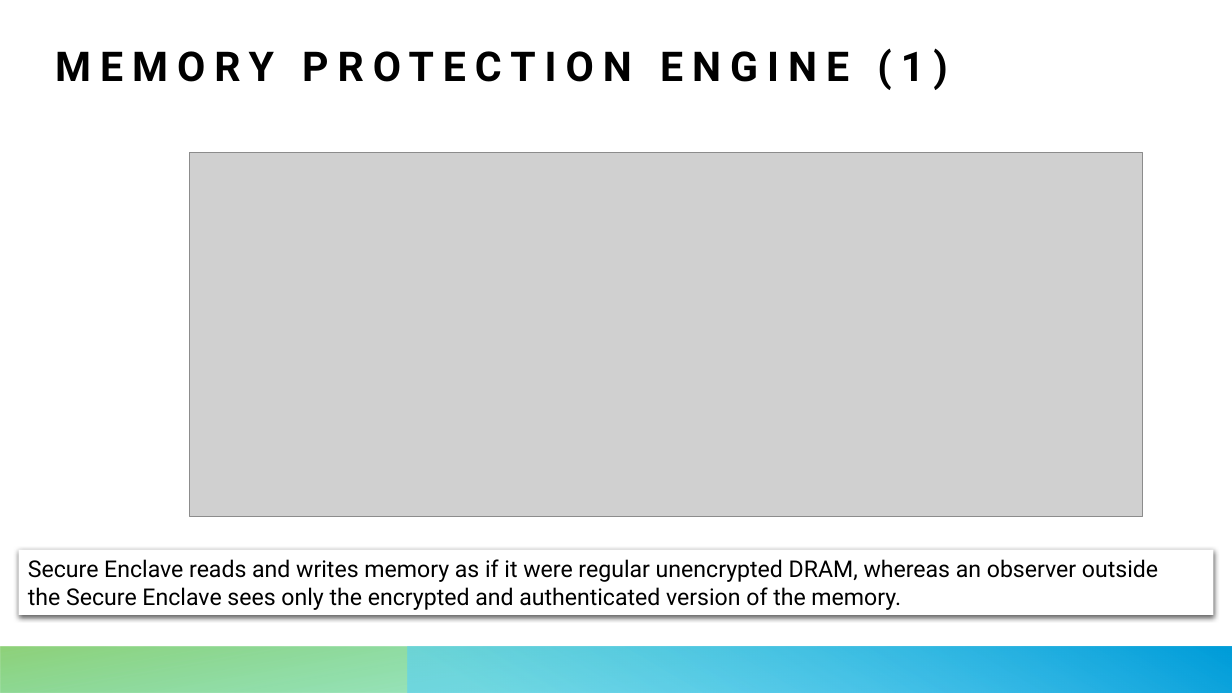
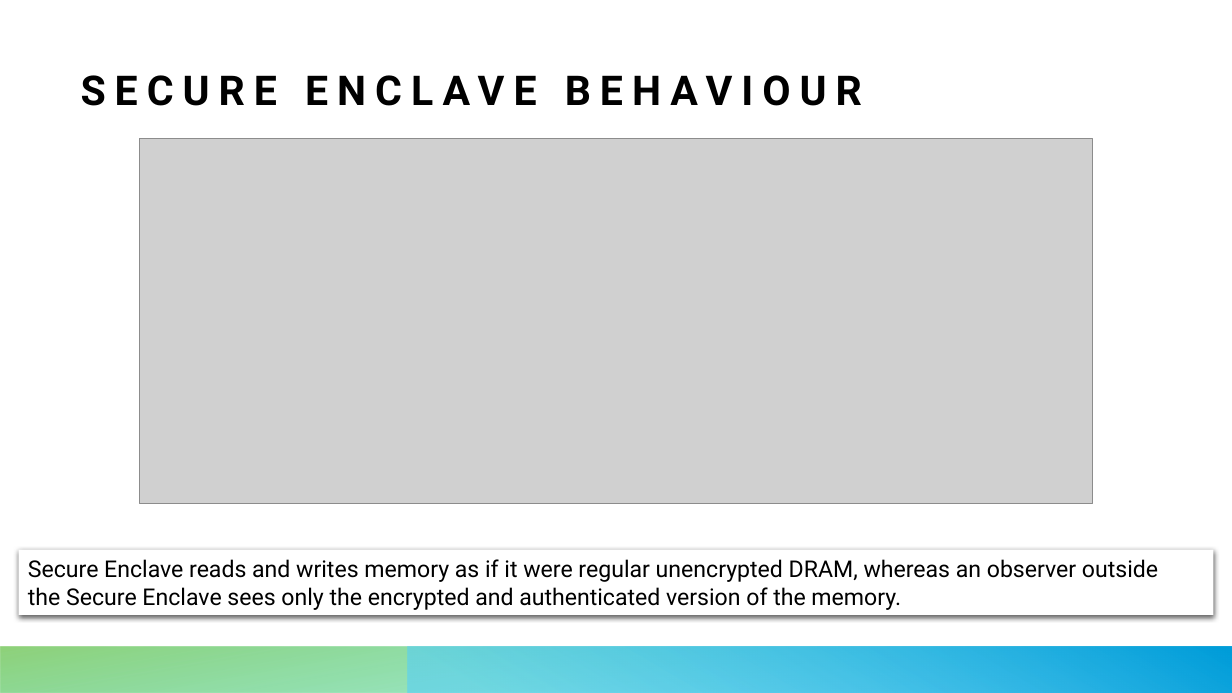
Before and after one commit to leonardopoggiani/Appunti, a slide deck: slide 14 of ComputerArchitecture/Presentazione/Presentazione_2.pptx (slide 13 before the commit). Drawn at 1232x693 pixels with LibreOffice and Linux fonts; fonts in the diff are those of the drawing; grey boxes stand for pictures. Boxes give left, top, right and bottom in pixels: in the first picture for what was removed or moved away, otherwise in the second. Text is boxed around its words. In the diff, an @@ line names an element or a change of style, - is before the commit and + after.

```diff
--- a/ComputerArchitecture/Presentazione/Presentazione_2.pptx
+++ b/ComputerArchitecture/Presentazione/Presentazione_2.pptx
@@ title at bbox=[81, 75, 862, 106]: text changed @@
-MEMORY PROTECTION ENGINE (1)
+SECURE ENCLAVE BEHAVIOUR
@@ picture: place and size @@
-picture at bbox=[189, 152, 1143, 518]
+picture at bbox=[140, 139, 1093, 504]
```
Also in this commit, not shown: 24 other slides changed, 9 slides added, 7 slides removed, 3 other files.
